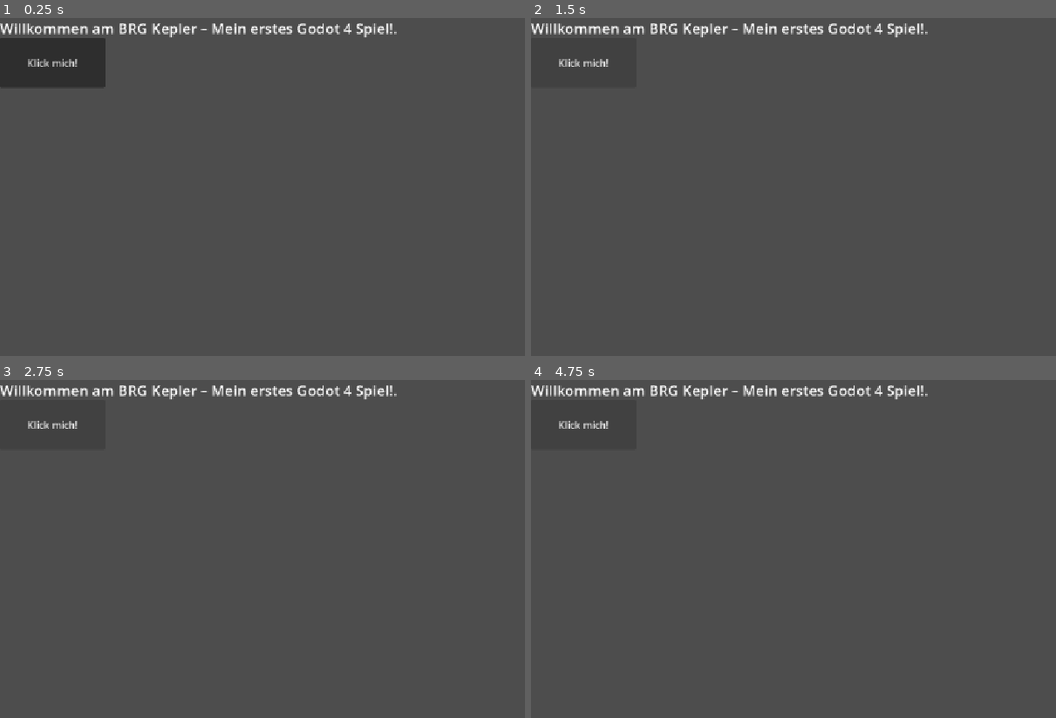
Above: before the commit, frames 1-4 (two rows, left to right).
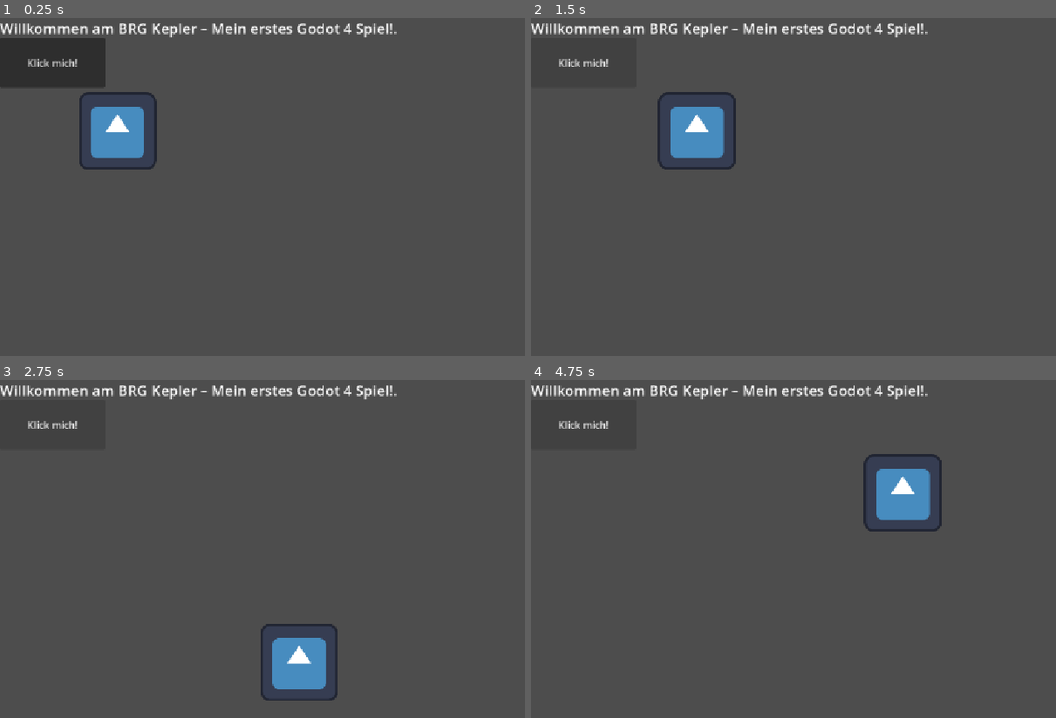
Above: after the commit, the same moments.

Repository: karolmastela/2026-6b-it15-godot-kmastela2021
Game: Godot game, scene res://main.tscn
Two runs of this game, one before a commit and one after it. Both use one fixed random seed, a clock stepped at 60 frames per second and the inputs below. The engine's default icon, where the game draws it, is replaced by a stand-in: a white triangle on a blue panel in a dark square.
Inputs:
- Up to frame 1 (0.25 s): no input
- Up to frame 2 (1.5 s): click "Klick mich!" at 0.5 s; tap Enter at 1.25 s; hold D (move_right, bound only after the commit) from 1.28 s (still down)
- Up to frame 3 (2.75 s): release D (move_right, bound only after the commit) at 2.03 s; hold S (move_down, bound only after the commit) from 2.03 s (still down)
- Up to frame 4 (4.75 s): release S (move_down, bound only after the commit) at 2.78 s; hold D (move_right, bound only after the commit) 2.78-3.53 s; hold W (move_up, bound only after the commit) 3.53-4.28 s; hold A (move_left, bound only after the commit) from 4.28 s (still down)

The runs differ from the first frame. In frame 1, 2.0% of the frame differs, in the area x 15-30%, y 21-45%; in frame 2, 2.0%; in frame 3, 2.0%; in frame 4, 2.1%, in the area x 63-79%, y 21-45%.

Commit message:
Aufgabe_2

Diff:
--- a/main.tscn
+++ b/main.tscn
@@ -1,4 +1,6 @@
 [gd_scene format=3 uid="uid://ce5ftcdg183bc"]
+
+[ext_resource type="PackedScene" uid="uid://yx6tis0jjddx" path="res://node_2d.tscn" id="1_ig7tw"]
 
 [node name="Main" type="Control" unique_id=624025274]
 layout_mode = 3
@@ -21,3 +23,6 @@
 offset_bottom = 115.0
 text = "Klick mich!
 "
+
+[node name="Node2D" parent="." unique_id=1825757779 instance=ExtResource("1_ig7tw")]
+position = Vector2(194, 187)
--- /dev/null
+++ b/node_2d.tscn
@@ -0,0 +1,10 @@
+[gd_scene format=3 uid="uid://yx6tis0jjddx"]
+
+[ext_resource type="Texture2D" uid="uid://ci825nw5i52ms" path="res://icon.svg" id="1_0e48y"]
+[ext_resource type="Script" uid="uid://dcqgpmu443ed6" path="res://player.gd" id="1_wtcfe"]
+
+[node name="Node2D" type="Node2D" unique_id=1825757779]
+
+[node name="Sprite2D" type="Sprite2D" parent="." unique_id=1423074064]
+texture = ExtResource("1_0e48y")
+script = ExtResource("1_wtcfe")
--- /dev/null
+++ b/player.gd
@@ -0,0 +1,24 @@
+extends Sprite2D
+
+# Geschwindigkeit in Pixel pro Sekunde
+@export var speed: float = 400.0
+
+func _ready() -> void:
+	print("Player initialisiert am BRG Kepler!")
+
+func _process(delta: float) -> void:
+	var direction: Vector2 = Vector2.ZERO
+
+	if Input.is_action_pressed("move_right"):
+		direction.x += 1
+	if Input.is_action_pressed("move_left"):
+		direction.x -= 1
+	if Input.is_action_pressed("move_down"):
+		direction.y += 1
+	if Input.is_action_pressed("move_up"):
+		direction.y -= 1
+
+	if direction.length() > 0:
+		direction = direction.normalized()
+
+	position += direction * speed * delta
--- a/project.godot
+++ b/project.godot
@@ -20,6 +20,29 @@
 window/stretch/mode="canvas_items"
 window/stretch/aspect="expand"
 
+[input]
+
+move_left={
+"deadzone": 0.2,
+"events": [Object(InputEventKey,"resource_local_to_scene":false,"resource_name":"","device":-1,"window_id":0,"alt_pressed":false,"shift_pressed":false,"ctrl_pressed":false,"meta_pressed":false,"pressed":false,"keycode":0,"physical_keycode":65,"key_label":0,"unicode":97,"location":0,"echo":false,"script":null)
+]
+}
+move_right={
+"deadzone": 0.2,
+"events": [Object(InputEventKey,"resource_local_to_scene":false,"resource_name":"","device":-1,"window_id":0,"alt_pressed":false,"shift_pressed":false,"ctrl_pressed":false,"meta_pressed":false,"pressed":false,"keycode":0,"physical_keycode":68,"key_label":0,"unicode":100,"location":0,"echo":false,"script":null)
+]
+}
+move_up={
+"deadzone": 0.2,
+"events": [Object(InputEventKey,"resource_local_to_scene":false,"resource_name":"","device":-1,"window_id":0,"alt_pressed":false,"shift_pressed":false,"ctrl_pressed":false,"meta_pressed":false,"pressed":false,"keycode":0,"physical_keycode":87,"key_label":0,"unicode":119,"location":0,"echo":false,"script":null)
+]
+}
+move_down={
+"deadzone": 0.2,
+"events": [Object(InputEventKey,"resource_local_to_scene":false,"resource_name":"","device":-1,"window_id":0,"alt_pressed":false,"shift_pressed":false,"ctrl_pressed":false,"meta_pressed":false,"pressed":false,"keycode":0,"physical_keycode":83,"key_label":0,"unicode":115,"location":0,"echo":false,"script":null)
+]
+}
+
 [physics]
 
 3d/physics_engine="Jolt Physics"
Not shown, added: player.gd.uid
